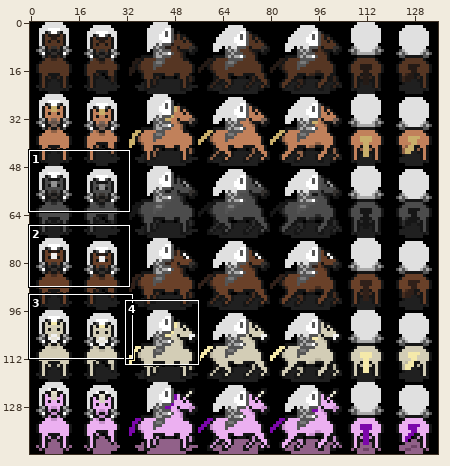
Sprite sheet: res/VISUAL_DATA/PLAYER/PLAYER_FEMALE/player_female_horse_sheet.png. The picture above shows the old version from afar; the outline marks the close-up.
Close-up. Old version:
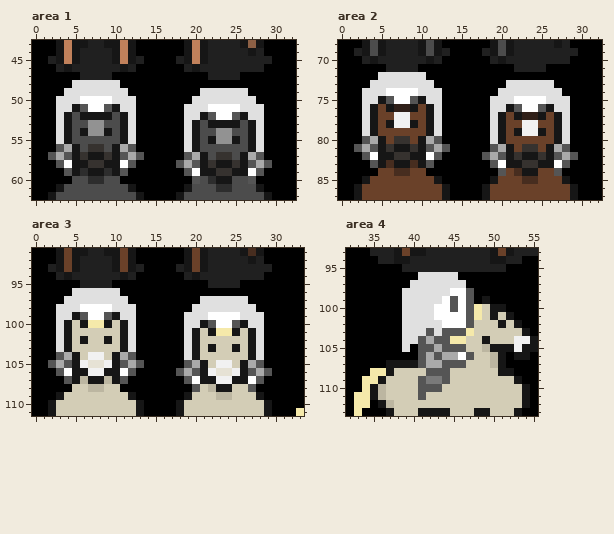
The file is 136x144 pixels. Colours within 5 levels of each other are drawn and written as one. Shown: area 1: x 0..32, y 43..62; area 2: x 0..32, y 68..87; area 3: x 0..33, y 91..111; area 4: x 32..55, y 93..113. The commit also changed other parts of the picture, which this record leaves out.
And afterwards:
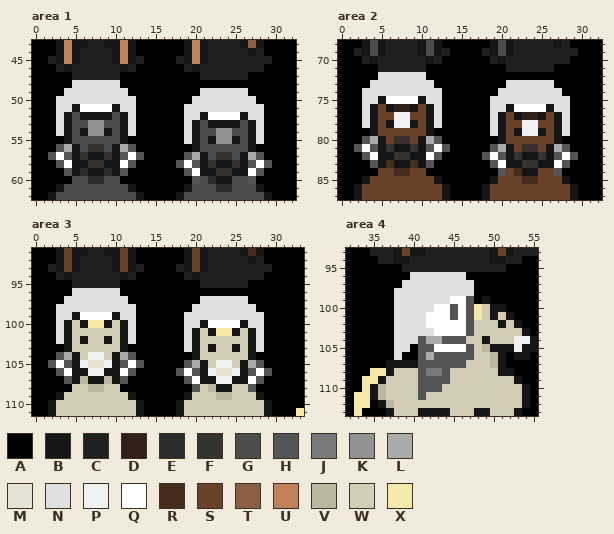
Palette (. is transparent): A #000000  B #161616  C #202020  D #302019  E #2d2d2d  F #36322f  G #4c4c4c  H #555555  J #7a7a7a  K #929292  L #aaaaaa  M #e6e2d5  N #e0e0e0  P #f1f1f1  Q #ffffff  R #472d1f  S #6a4129  T #8d6045  U #c1815b  V #bcb6a1  W #d3cdb6  X #f5e9aa
What changed:
Changed rows in their new state; - is an unchanged pixel.
Area 1:
first column x 3:
47 --C----C----------C----C--
50 ---NNNN-------------------
51 ---Q--Q------------NNNN---
52 -------------------Q--Q---
55 A--------A----------------
56 ----------------A--------A
57 Q--------Q----------------
58 ----------------Q--------Q
Area 2:
first column x 3:
71 --C----C----------C----C--
74 ---NNNN-------------------
75 ---Q--Q------------NNNN---
76 -------------------Q--Q---
79 A--------A----------------
80 ----------------A--------A
81 Q--------Q----------------
82 ----------------Q--------Q
Area 3:
first column x 3:
 95 --C----C----------C----C--
 98 ---NNNN-------------------
 99 ---Q--Q------------NNNN---
100 -------------------Q--Q---
103 A--------A----------------
104 ----------------A--------A
105 Q--------Q----------------
106 ----------------Q--------Q
Area 4:
first column x 38:
 96 --N-----N-
 97 -N-------N
 98 N------NNN
 99 N-----NQ--
100 N---------
101 N---Q--H--
102 N---QQ----
103 N---NQQQQH
104 N----L-HH-
105 N----QQQQH
106 N-----HHH-
107 ----HH----
108 ---HJJ----
109 ----HH----
